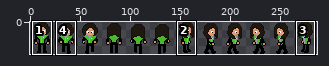
A sprite sheet gets an edit: Orville/Assets/AllCharacters/Characters/ClaireFinn.png. Above, an overview of the earlier version with the close-up marked.
Close-up. Earlier state:
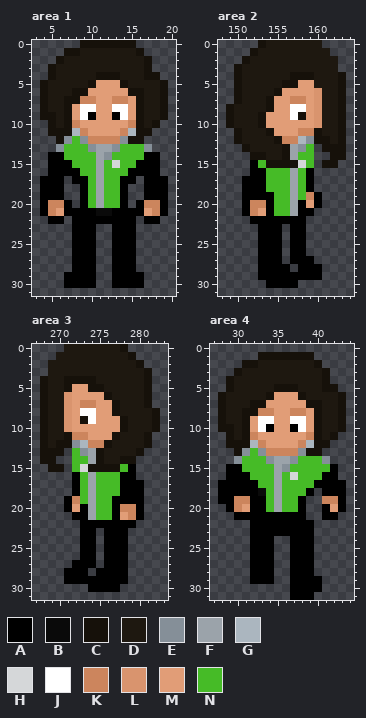
The file is 288x32 pixels. Colours within 5 levels of each other are drawn and written as one. Shown: area 1: x 3..20, y 0..31; area 2: x 148..164, y 0..31; area 3: x 267..283, y 0..31; area 4: x 27..44, y 0..31. The wide view leaves out empty margins. The commit also changed other parts of the picture, which this record leaves out.
Palette (. is transparent): A #000000  B #0a0a0a  C #16110a  D #1e1810  E #858f98  F #9ba3aa  G #abb6bf  H #d5d7d9  J #ffffff  K #cc855d  L #d9946e  M #e19d77  N #46bb27
Pixels before, area 1, first column x 4:
 0 .....CCCCCCC....
 1 ...CCDDDDDDDC...
 2 ..CDDDDDDDDDDC..
 3 .CDDDDDDDDDDDC..
 4 .CDDDDDCCCDDDCC.
 5 CDDDDDCMMMCDDDDC
 6 CDDDCCMMMMMCCDDC
 7 CDDCCKKMMKKMCDDC
 8 CDDCMJJMMJJMCDDC
 9 CCDCMJAMMAJMCDDC
10 .CDCKMMMMMMKCDC.
11 .CCCGKMMMMKGCC..
12 ..CENEKKKKECC...
13 ..ENNNEFFENNNE..
14 .AANNNNFENNNNAA.
15 .AAANNNFNHNNAAA.
16 .AAAANNFNNNAAAA.
17 AAA.AANFNNAA.AAA
18 AAA..ANFNNA..AAA
19 AAA..ANFNNA..AAA
20 AKKA.ANFNNA.AKKA
21 AKMAAAABBAAAAMKA
22 .AA.AAAAAAAA.AA.
23 ....AAA..AAA....
24 ....AAA..AAA....
25 ....AAA..AAA....
26 ....AAA..AAA....
27 ....AAA..AAA....
28 ....AAA..AAA....
29 ...AAAA..AAAA...
30 ...AAAA..AAAA...
Pixels before, area 2, first column x 149:
 0 ....CDDDDDDD...
 1 ...CDDDDDDDDD..
 2 ..CDDDDDDDDDDD.
 3 .CDDDDDDDDDDDD.
 4 .CDDDDDDCCCDDDC
 5 .CDDDDDCCMMDDDC
 6 .CDDDDCMMMMLDDC
 7 .CDDDCMMKKMLDDC
 8 CDDDDCMMJJMLDDC
 9 CDDDCMMMJCMLDDC
10 CDDDCMMMMMMLDDC
11 .CDDDCMMMKKCDDC
12 .CDDDDCKKGECCDC
13 ..CDDDDCFEN.CCC
14 ...CCDDCFNN..CC
15 ...ANCCCCHN.CC.
16 ...AANNNFNA....
17 ..AAANNNFNA....
18 ..AAANNNFNA....
19 ..AAAANNFNKA...
20 ..AKKANNFAMA...
21 ..AKMANNFAA....
22 ...AAAAAAA.....
23 ....AAA.AA.....
24 ....AAA.AA.....
25 ....AAA.AA.....
26 ....AAA.AA.....
27 ....AAA.AAA....
28 ....AAAA.AAA...
29 ....AAAAAAAA...
30 .....AAAA......
Pixels before, area 3, first column x 268:
 0 ...DDDDDDDC....
 1 ..DDDDDDDDDC...
 2 .DDDDDDDDDDDC..
 3 .DDDDDDDDDDDDC.
 4 CDDCCCCDDDDDDC.
 5 CDDCMMCCDDDDDC.
 6 CDDLMMMMCDDDDC.
 7 CDDLMKKMMCDDDC.
 8 CDDLMJJMMCDDDDC
 9 CDDLMCJMMMCDDDC
10 CDDLMMMMMMCDDDC
11 CDDCKKMMMCDDDC.
12 CDCCEGKKCDDDDC.
13 CCC.NEFCDDDDC..
14 CC..NNFCDDCC...
15 .CC.NHCCCCNA...
16 ....ANFNNNAA...
17 ....ANFNNNAAA..
18 ....ANFNNNAAA..
19 ...AKNFNNAAAA..
20 ...AMAFNNAKKA..
21 ....AAFNNAMKA..
22 .....AAAAAAA...
23 .....AA.AAA....
24 .....AA.AAA....
25 .....AA.AAA....
26 .....AA.AAA....
27 ....AAA.AAA....
28 ...AAA.AAAA....
29 ...AAAAAAAA....
30 ......AAAA.....
Pixels before, area 4, first column x 28:
 1 .....CCCCCCC....
 2 ...CCDDDDDDDC...
 3 ..CDDDDDDDDDDC..
 4 .CDDDDDDDDDDDC..
 5 .CDDDDDCCCDDDCC.
 6 CDDDDDCMMMCDDDDC
 7 CDDDCCMMMMMCCDDC
 8 CDDCCKKMMKKMCDDC
 9 CDDCMJJMMJJMCDDC
10 CCDCMJAMMAJMCDDC
11 .CDCKMMMMMMKCDC.
12 .CCCGKMMMMKGCC..
13 ..CENEKKKKECC...
14 ..ENNNEFFENNNE..
15 .AANNNNFENNNNNA.
16 .AAANNNFNHNNNAA.
17 AAAAANNFNNNNAAAA
18 AAAAABNFNNNA.AAA
19 AAKKAANFNNA..KKA
20 .AKMAANFNNA..AMA
21 ..AAAAAAAAA..AA.
22 ....AAAAAAAA....
23 ....AAAAAAAA....
24 ....AAA..AAA....
25 ....AAA..AAA....
26 ....AAA..AAA....
27 ....AAA..AAA....
28 ....AAA..AAA....
29 ....AAA..AAAA...
30 .........AAAA...
31 .........AAA....
The same view after the edit:
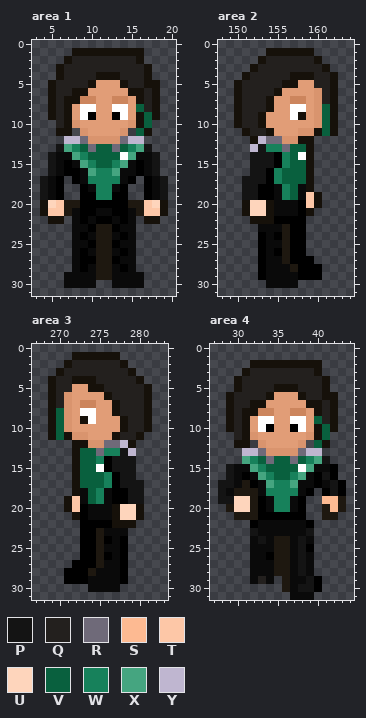
Colours new in this view: P #141414  Q #23201e  R #6f6a79  S #fdba92  T #fdc7a7  U #fed5bc  V #09603e  W #17815b  X #45a580  Y #bfb6d0
The edit:
Changed rows in their new state; - is an unchanged pixel.
Area 1:
first column x 4:
 0 -----.......----
 1 ---.-CCCCCCC----
 2 --.CQQQQQQQQC.--
 3 -.CQQQQQQQQQQ---
 4 -.CQQQQ---QQQ-.-
 5 .CQQQQ-----QQCC.
 6 .CQQ---------QC.
 7 .CQ----------QC.
 8 .CQ---------VQC.
 9 .-Q----------VC.
10 -.Q-L------L-V.-
11 -.--.L----L.V---
12 --.YYRLLLLRYY---
13 --PXWVRVVRVWXP--
14 -PBBXWVVVVJXBBP-
15 -PB-BXWVVWXB-BP-
16 -PB--BXWWXBB-BP-
17 PB---BWWWWB---BP
18 PB----BWWB----BP
19 PB----AWWA----BP
20 CUTDD-AAAA-DDTUC
21 CTTDB------BDTTC
22 -CC-B-B--B-B-CC-
23 ----BB-DD-BB----
24 ----B-BDDB-B----
25 ----BB-DD-BB----
26 ----B-BDDB-B----
27 ----B--DD-BB----
28 ----B-BDDB-B----
29 ---BBBBDDBBBB---
30 ---BBBB--BBBB---
Area 2:
first column x 149:
 0 ----........---
 1 ---..CCCCCC..--
 2 --..CQQQQQQC..-
 3 -..CQQQQQQQQC.-
 4 -.CQQQQQ---QQC.
 5 --QQQQQ----QQC.
 6 --QQQQ------QC.
 7 --QQQ-------QC.
 8 .CQQQ-------VC.
 9 .CQQ--------VC.
10 .CQQ--------VC.
11 -.CQQ----LL-VC.
12 -..CYRRLLCC....
13 --.YPWWRVVC-...
14 ---PPPAWVJC--..
15 ---PPPAWVVC-..-
16 ---PPAWVVVC----
17 --PPPAWVVVC----
18 --PP-ABWVBC----
19 --PP--BWVBTC---
20 --CUUCBBB-TC---
21 --CUUCBBB-C----
22 ---CCC---------
23 ----BBBD-------
24 -----B-D-------
25 -----BBD-------
26 -----B-D-------
27 -----BBD-------
28 -----BBBD------
29 -----BBBB------
30 -----BBBB------
Area 3:
first column x 268:
 0 ---........----
 1 --..CCCCCC..---
 2 -..CQQQQQQC..--
 3 -.CQQQQQQQQC..-
 4 .CQQ---QQQQQC.-
 5 .CQQ----QQQQQ--
 6 .CQ------QQQQ--
 7 .CQ-------QQQ--
 8 .CV-------QQQC.
 9 .CV--------QQC.
10 .CV--------QQC.
11 .CV-LL----QQC.-
12 ....CCLLRRYC..-
13 ...-CVVRWWPY.--
14 ..--CVVWAPPP---
15 -..-CVVJAPPP---
16 ----CVVVWAPP---
17 ----CVVVWAPPP--
18 ----CBVWBA-PP--
19 ---CTBVWB--PP--
20 ---CT-BBBCUUC--
21 ----C-BBBCUUC--
22 ---------CCC---
23 -------DBBB----
24 -------D-B-----
25 -------DBB-----
26 -------D-B-----
27 -------DBB-----
28 ------DBBB-----
29 ------BBBB-----
30 ------BBBB-----
Area 4:
first column x 28:
 1 -----.......----
 2 ---.-CCCCCCC----
 3 --.CQQQQQQQQC.--
 4 -.CQQQQQQQQQQ---
 5 -.CQQQQ---QQQ-.-
 6 .CQQQQ-----QQCC.
 7 .CQQ---------QC.
 8 .CQ----------QC.
 9 .CQ---------VQC.
10 .-Q----------VC.
11 -.Q-L------L-V.-
12 -.--.L----L.V---
13 --.YYRLLLLRYY---
14 --.XWVRVVRVWXP--
15 -PBBXWVVVVJXBB--
16 -PB-BXWVVWXBAP--
17 PPBD-BXWWXBB-BP-
18 PBDDD-WWWWB---P-
19 PPUUD-BWWB---SSD
20 -DUUD-BWWB---DSD
21 --DDD--------DD-
22 -----BBBBBB-----
23 ----PBBBBBBP----
24 ----BPBDDBPB----
25 ----BBBDDBP-----
26 ----BB-DDBPB----
27 ----BBBDDBPB----
28 ----BBBDDBPB----
29 ----BQB-DBBP----
30 --------DBPP----
31 ---------BBB----
